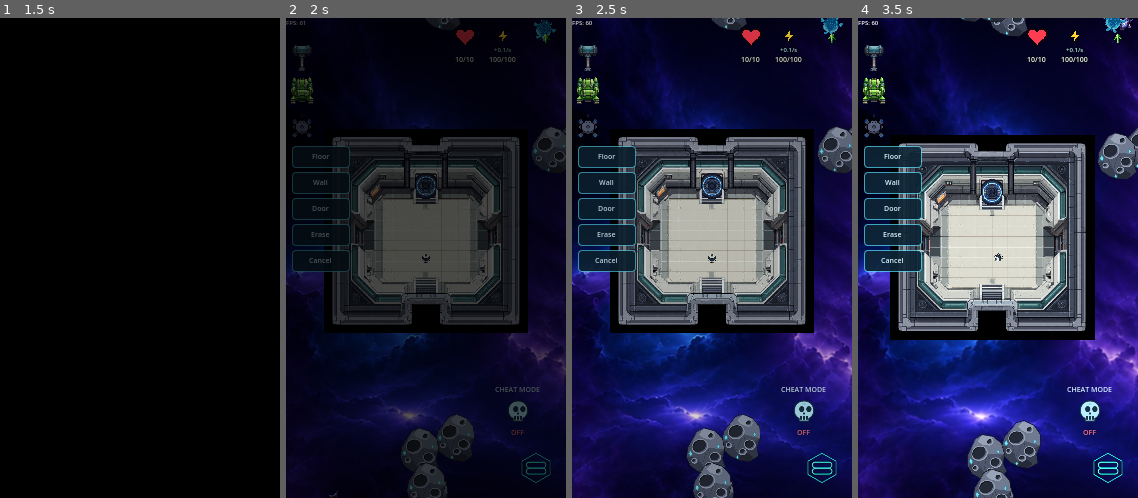
Above: before the commit, frames 1-4 (left to right).
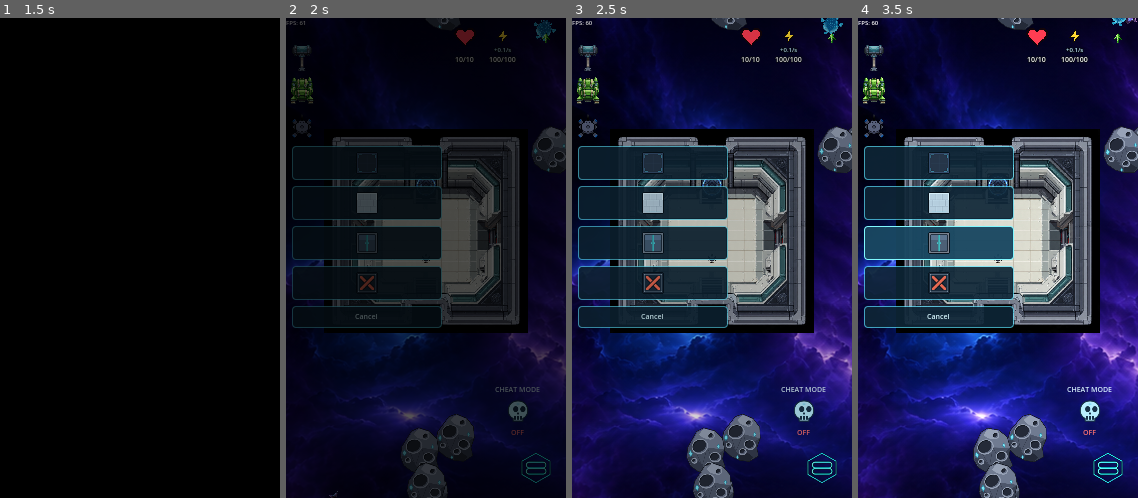
Above: after the commit, the same moments.

Repository: wildane/ShootingStar
Game: Godot game, scene res://scene/main_menu/main_menu.tscn
Two runs of this game, one before a commit and one after it. Both use one fixed random seed, a clock stepped at 60 frames per second and the inputs below.
Inputs (mouse positions are in pixels of both pictures, inside the frame that each line leads up to):
- Up to frame 1 (1.5 s): click "New Game" at 0.5 s; click "New Game" at 1.25 s
- Up to frame 2 (2 s): no input
- Up to frame 3 (2.5 s): tap Enter at 2 s; drag from (712, 186) to (770, 234) at 2.02 s
- Up to frame 4 (3.5 s): drag from (942, 282) to (998, 234) at 2.77 s

Frame 1 is identical in both runs. In frame 2, 8.2% of the frame differs, in the area x 2-56%, y 26-65%; in frame 3, 13%; in frame 4, 31%, in the area x 0-100%, y 0-100%.

Commit message:
Tukar butang HUD bina kepada ikon PNG
Butang Floor/Wall/Door/Erase kini guna ikon 128px baharu (palet tile dan
neon cyan sedia ada) dengan tooltip English, jadi lajur HUD lebih padat dan
label status tidak lagi dikira ikut ketinggian teks.

Diff:
--- a/scene/level_3/build_system/BuildGrid.gd
+++ b/scene/level_3/build_system/BuildGrid.gd
@@ -48,6 +48,12 @@
 const TEKSTUR_PINTU: Texture2D = preload("res://scene/level_3/build_system/tile_door.png")
 const SKRIP_PINTU_GRID: Script = preload("res://scene/level_3/build_system/PintuGrid.gd")
 
+# Ikon PNG untuk butang HUD bina (menggantikan teks Floor / Wall / Door / Erase).
+const IKON_HUD_LANTAI: Texture2D = preload("res://scene/level_3/build_system/icons/icon_build_floor.png")
+const IKON_HUD_DINDING: Texture2D = preload("res://scene/level_3/build_system/icons/icon_build_wall.png")
+const IKON_HUD_PINTU: Texture2D = preload("res://scene/level_3/build_system/icons/icon_build_door.png")
+const IKON_HUD_ERASE: Texture2D = preload("res://scene/level_3/build_system/icons/icon_build_erase.png")
+
 # Dipakai oleh AstroStateMachine supaya tap semasa mod bina tidak
 # menggerakkan pemain.
 static var mod_aktif: bool = false
@@ -93,17 +99,23 @@
 	# Diturunkan supaya tidak bertindih dengan butang Weapon Attachment di
 	# MarginContainer atas kiri (Inventory + Weapon Attachment).
 	lajur.position = Vector2(6, 128)
-	lajur.add_theme_constant_override("separation", 4)
+	lajur.add_theme_constant_override("separation", 6)
 	kanvas.add_child(lajur)
 
+	var ikon_jenis: Array[Texture2D] = [
+		IKON_HUD_LANTAI, IKON_HUD_DINDING, IKON_HUD_PINTU, IKON_HUD_ERASE,
+	]
 	var tema := _tema_butang()
 	for jenis in [JENIS_LANTAI, JENIS_DINDING, JENIS_PINTU, JENIS_ERASE]:
 		var butang := Button.new()
-		butang.text = NAMA_JENIS[jenis]
+		butang.text = ""
+		butang.icon = ikon_jenis[jenis]
+		butang.expand_icon = true
+		butang.icon_alignment = HORIZONTAL_ALIGNMENT_CENTER
+		butang.tooltip_text = NAMA_JENIS[jenis]
 		butang.toggle_mode = true
 		butang.focus_mode = Control.FOCUS_NONE
-		butang.custom_minimum_size = Vector2(58, 22)
-		butang.add_theme_font_size_override("font_size", 7)
+		butang.custom_minimum_size = Vector2(34, 34)
 		butang.theme = tema
 		butang.pressed.connect(_pilih.bind(jenis))
 		lajur.add_child(butang)
@@ -118,13 +130,14 @@
 	batal.pressed.connect(_batal)
 	lajur.add_child(batal)
 
+	# Label status duduk dalam lajur yang sama supaya sentiasa betul-betul di
+	# bawah butang walaupun saiz butang berubah.
 	_label_status = Label.new()
-	_label_status.position = Vector2(6, lajur.position.y + lajur.get_child_count() * 26 + 4)
 	_label_status.custom_minimum_size = Vector2(150, 0)
 	_label_status.autowrap_mode = TextServer.AUTOWRAP_WORD_SMART
 	_label_status.add_theme_font_size_override("font_size", 6)
 	_label_status.add_theme_color_override("font_color", Color(0.72, 0.93, 1.0))
-	kanvas.add_child(_label_status)
+	lajur.add_child(_label_status)
 
 func _tema_butang() -> Theme:
 	var tema := Theme.new()
@@ -138,7 +151,8 @@
 	hover.bg_color = Color(0.098, 0.278, 0.38, 0.96)
 	hover.border_color = Color(0.5, 0.97, 1, 1)
 	var pressed := normal.duplicate() as StyleBoxFlat
-	pressed.bg_color = Color(0.2, 0.55, 0.68, 1)
+	# Tidak terlalu terang supaya ikon PNG kekal jelas di atasnya.
+	pressed.bg_color = Color(0.16, 0.46, 0.58, 1)
 	pressed.border_color = Color(0.75, 1, 1, 1)
 	tema.set_stylebox("normal", "Button", normal)
 	tema.set_stylebox("hover", "Button", hover)
@@ -146,6 +160,9 @@
 	tema.set_stylebox("focus", "Button", hover)
 	tema.set_color("font_color", "Button", Color(0.85, 0.97, 1, 1))
 	tema.set_color("font_pressed_color", "Button", Color(0.05, 0.12, 0.16, 1))
+	tema.set_color("icon_normal_color", "Button", Color(0.9, 0.98, 1, 1))
+	tema.set_color("icon_hover_color", "Button", Color(1, 1, 1, 1))
+	tema.set_color("icon_pressed_color", "Button", Color(1, 1, 1, 1))
 	return tema
 
 # ==========================================
Binary file added: scene/level_3/build_system/icons/icon_build_door.png
Not shown, added: scene/level_3/build_system/icons/icon_build_door.png.import
Binary file added: scene/level_3/build_system/icons/icon_build_erase.png
Not shown, added: scene/level_3/build_system/icons/icon_build_erase.png.import
Binary file added: scene/level_3/build_system/icons/icon_build_floor.png
Not shown, added: scene/level_3/build_system/icons/icon_build_floor.png.import
Binary file added: scene/level_3/build_system/icons/icon_build_wall.png
Not shown, added: scene/level_3/build_system/icons/icon_build_wall.png.import
